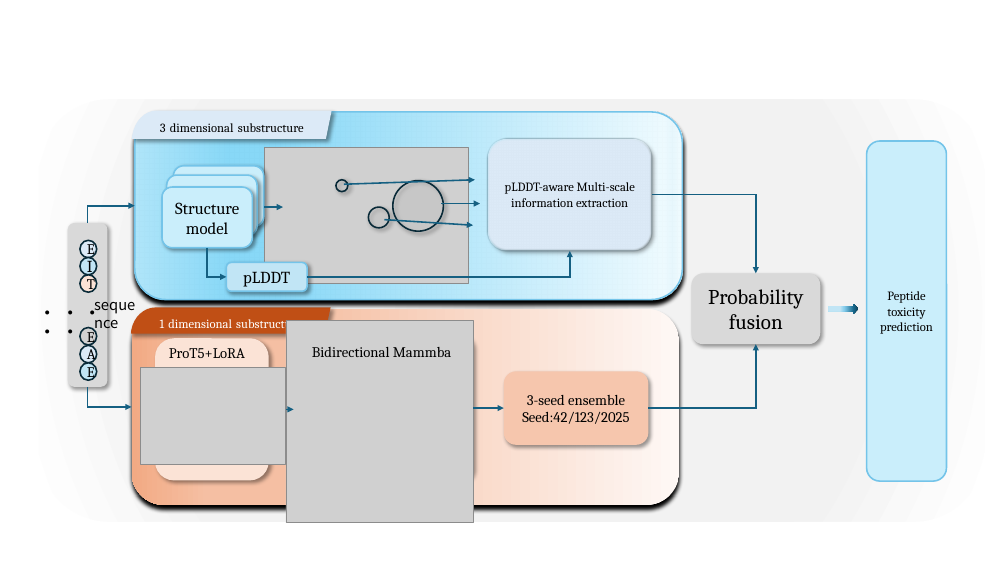
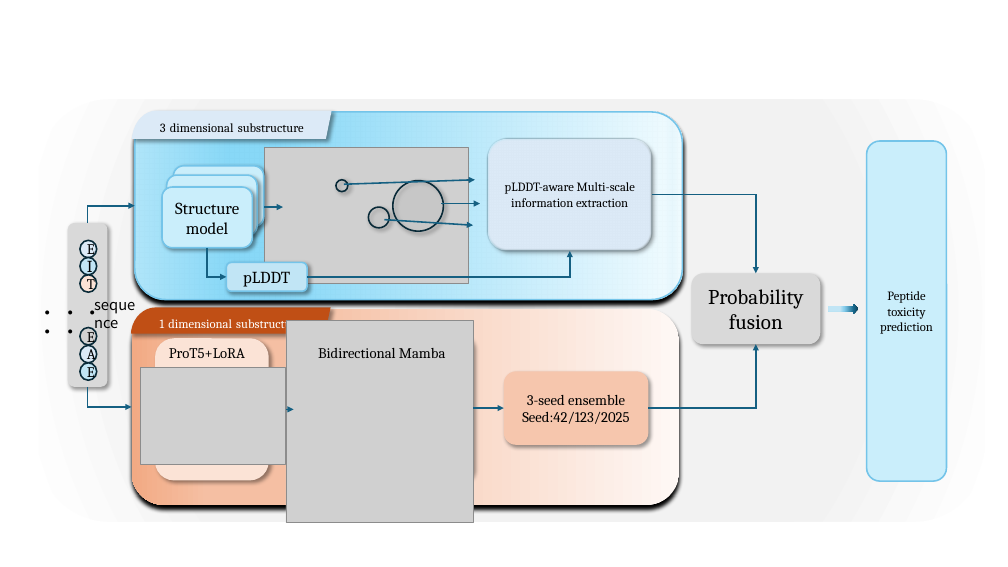
Before and after one commit to Liuyu-Xu/GHXTox, a slide deck: slide 1 of 架构图.pptx. Drawn at 1008x567 pixels with LibreOffice and Linux fonts; fonts in the diff are those of the drawing; grey boxes stand for pictures. Boxes give left, top, right and bottom in pixels: in the first picture for what was removed or moved away, otherwise in the second. Text is boxed around its words. In the diff, an @@ line names an element or a change of style, - is before the commit and + after.

```diff
--- a/架构图.pptx
+++ b/架构图.pptx
@@ text at (x1=318, y1=348, x2=446, y2=358): text changed @@
-Bidirectional Mammba
+Bidirectional Mamba
```
Also in this commit, not shown: 27 other files.
